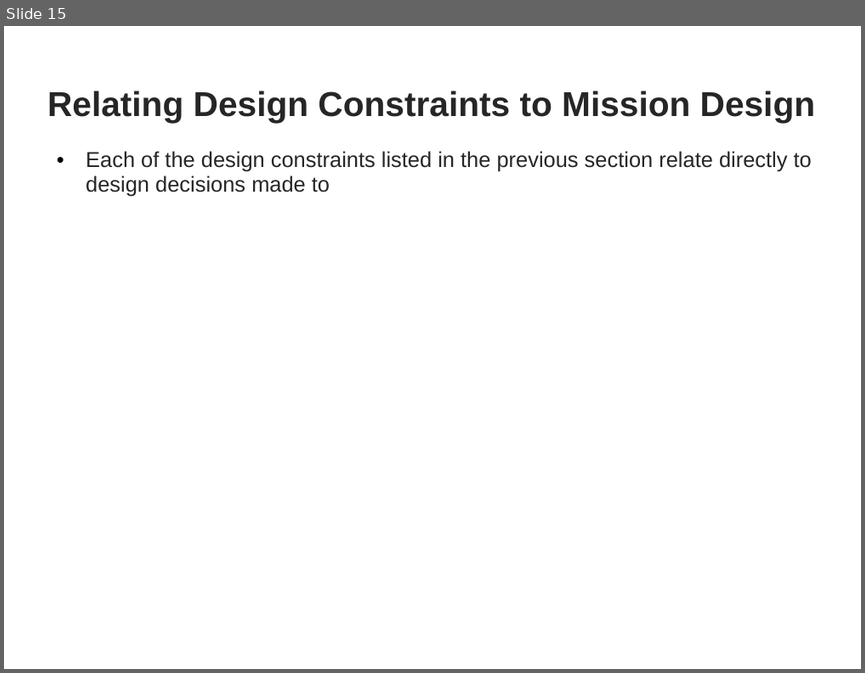
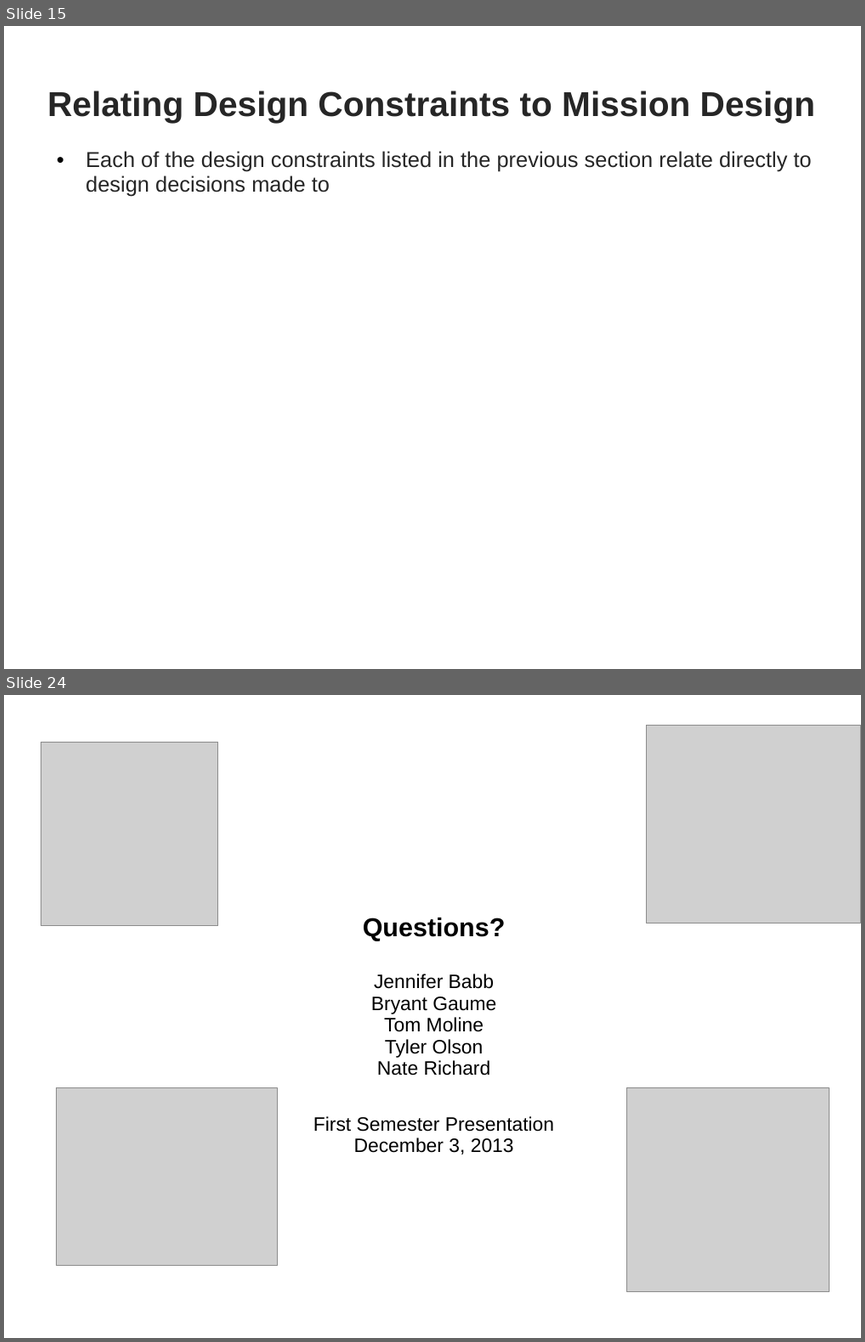
Before and after one commit to RascalSeniorDesign/Preliminary-Design, a slide deck: CMQA/Presentations/First Semester Presentation.pptx. Shown one above the other, each under a label of ours: slide 15 before the commit, slides 15 and 24 after it; the slides between them are not shown. The pictures are 865x673 and 865x1342 pixels, drawn with LibreOffice and Linux fonts; fonts in the diff are those of the drawing; grey boxes stand for pictures; background and template pictures are left out. Boxes give left, top, right and bottom in pixels: in the first picture for what was removed or moved away, otherwise in the second. Text is boxed around its words. In the diff, an @@ line names an element or a change of style, - is before the commit and + after.

```diff
--- a/CMQA/Presentations/First Semester Presentation.pptx
+++ b/CMQA/Presentations/First Semester Presentation.pptx
@@ slide 24 added at bbox=[4, 695, 861, 1338], background picture (left out) @@
@@ picture added at bbox=[41, 742, 218, 926] @@
@@ picture added at bbox=[647, 726, 861, 924] @@
@@ text added at bbox=[313, 918, 554, 1155], 18 pt, text #000000 @@
+Questions?
+Jennifer Babb
+Bryant Gaume
+Tom Moline
+Tyler Olson
+Nate Richard
+First Semester Presentation
+December 3, 2013
@@ picture added at bbox=[57, 1088, 278, 1265] @@
@@ picture added at bbox=[627, 1088, 828, 1292] @@
@@ page number added at bbox=[801, 1309, 847, 1328], 14 pt, text #FFFFFF @@
+24
```
Also in this commit, not shown: 4 slides changed, 8 other slides added.
